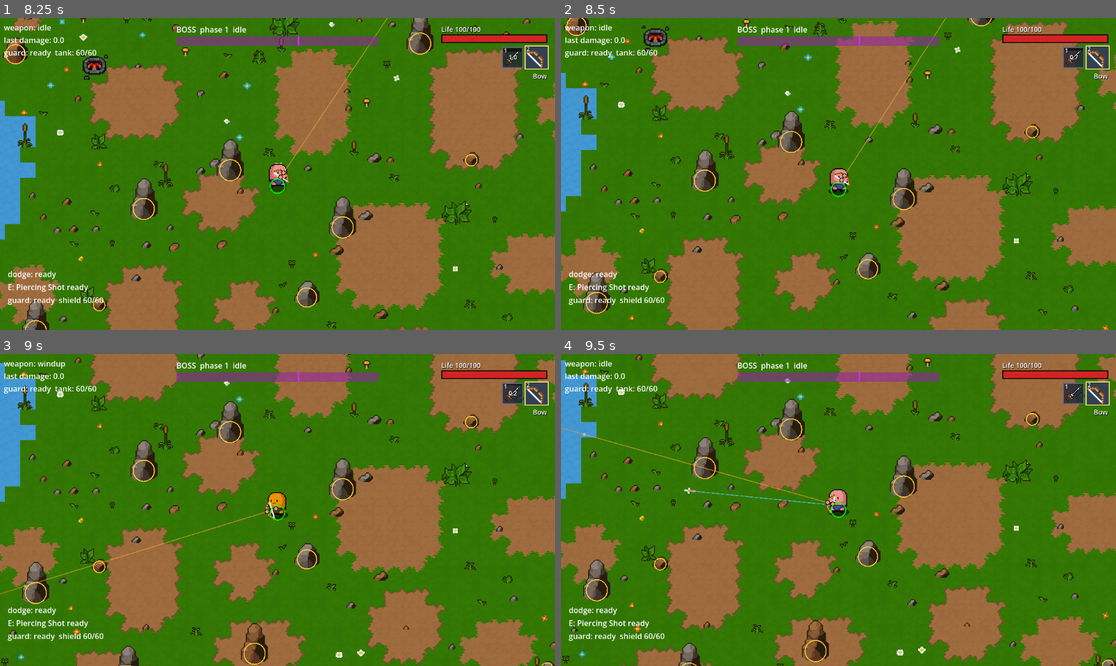
Above: before the commit, frames 1-4 (two rows, left to right).
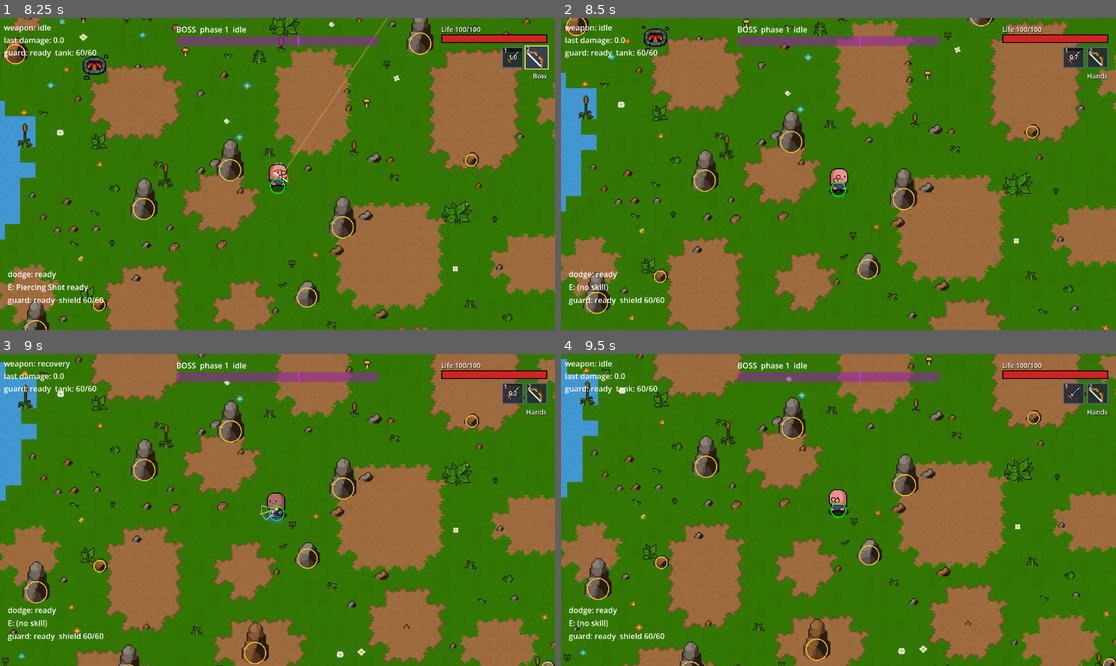
Above: after the commit, the same moments.

Repository: Matcry12/Thiat
Game: Godot game, scene res://scenes/arena.tscn
Two runs of this game, one before a commit and one after it. Both use one fixed random seed, a clock stepped at 60 frames per second and the inputs below.
Inputs (mouse positions are in pixels of both pictures, inside the frame that each line leads up to):
- Up to frame 1 (8.25 s): tap Enter at 0.5 s; move the mouse to (399, 158) at 0.52 s; hold D (move_right) 0.53-1.25 s; click (399, 158) at 0.6 s; tap Q (dodge) at 0.8, 5.3 s; drag from (166, 189) to (316, 161) at 1.27 s; move the mouse to (333, 105) at 2.02 s; hold D (move_right) 2.03-2.75 s; tap F (parry) at 2.1, 6.6 s; tap 1 (weapon_1) at 2.3, 6.8 s; drag from (249, 236) to (294, 174) at 2.77 s; move the mouse to (444, 220) at 3.52 s; hold A (move_left) 3.53-4.25 s; tap 2 (weapon_2) at 3.6, 8.1 s; tap 3 (hands, bound only after the commit) at 3.8 s; tap E (skill) at 4.15 s; drag from (111, 127) to (249, 83) at 4.27 s; move the mouse to (305, 174) at 5.02 s; hold S (move_down) 5.03-5.75 s; click (305, 174) at 5.1 s; drag from (194, 96) to (166, 189) at 5.77 s; move the mouse to (399, 158) at 6.52 s; hold W (move_up) 6.53-7.25 s; drag from (166, 189) to (277, 155) at 7.27 s; move the mouse to (333, 105) at 8.02 s; hold S (move_down) from 8.03 s (still down)
- Up to frame 2 (8.5 s): keep holding S (move_down); tap 3 (hands, bound only after the commit) at 8.3 s
- Up to frame 3 (9 s): release S (move_down) at 8.75 s; drag from (249, 572) to (111, 463) at 8.77 s
- Up to frame 4 (9.5 s): no input

Frame 1 is identical in both runs. In frame 2, 0.7% of the frame differs, in the area x 2-99%, y 0-88%; in frame 3, 7.1%; in frame 4, 9.1%, in the area x 0-100%, y 0-100%.

Commit message:
feat(hands): bare-hands punch with an instant holster toggle on key 3 (W2)
Co-Authored-By: Claude Sonnet 5.5 <noreply@anthropic.com>

Diff:
--- /dev/null
+++ b/data/weapons/fists.tres
@@ -0,0 +1,20 @@
+[gd_resource type="Resource" script_class="WeaponData" format=3]
+
+[ext_resource type="Script" path="res://scripts/weapons/weapon_data.gd" id="1"]
+[ext_resource type="PackedScene" path="res://scenes/weapons/fists_model.tscn" id="2"]
+
+[resource]
+script = ExtResource("1")
+display_name = "Hands"
+behavior = "arc"
+damage = 6.0
+gather_damage = 1.0
+tool_power = 0
+windup = 0.08
+active = 0.08
+recovery = 0.15
+model = ExtResource("2")
+arc_degrees = 60.0
+sweep_samples = 6
+step_distance = 4.0
+parryable = true
--- a/project.godot
+++ b/project.godot
@@ -70,6 +70,11 @@
 "events": [Object(InputEventKey,"resource_local_to_scene":false,"resource_name":"","device":-1,"window_id":0,"alt_press …(190 unchanged characters)…
 ]
 }
+hands={
+"deadzone": 0.5,
+"events": [Object(InputEventKey,"resource_local_to_scene":false,"resource_name":"","device":-1,"window_id":0,"alt_pressed":false,"shift_pressed":false,"ctrl_pressed":false,"meta_pressed":false,"pressed":false,"keycode":0,"physical_keycode":51,"key_label":0,"unicode":0,"location":0,"echo":false,"script":null)
+]
+}
 debug_hitboxes={
 "deadzone": 0.5,
 "events": [Object(InputEventKey,"resource_local_to_scene":false,"resource_name":"","device":-1,"window_id":0,"alt_press …(195 unchanged characters)…
--- a/scenes/player.tscn
+++ b/scenes/player.tscn
@@ -17,6 +17,7 @@
 [ext_resource type="Script" uid="uid://bjs01qfet1ww8" path="res://scripts/visual/cover_arc.gd" id="17"]
 [ext_resource type="Script" uid="uid://cme80rjx7alqm" path="res://scripts/components/loadout.gd" id="18"]
 [ext_resource type="Resource" path="res://data/weapons/bow.tres" id="19"]
+[ext_resource type="Resource" path="res://data/weapons/fists.tres" id="fists"]
 [ext_resource type="Script" uid="uid://ba6y0wkjj6tcb" path="res://scripts/components/skill_slot.gd" id="20"]
 [ext_resource type="Script" uid="uid://bhkdre3n8h4wt" path="res://scripts/visual/swing_fx.gd" id="21"]
 [ext_resource type="Script" path="res://scripts/visual/hands_visual.gd" id="22"]
@@ -114,6 +115,7 @@
 script = ExtResource("18")
 weapons = Array[ExtResource("15_fulsm")]([ExtResource("6"), ExtResource("19")])
 weapon_holder_path = NodePath("../WeaponHolder")
+unarmed = ExtResource("fists")
 
 [node name="SkillSlot" type="Node" parent="." unique_id=1996829668]
 script = ExtResource("20")
--- /dev/null
+++ b/scenes/weapons/fists_model.tscn
@@ -0,0 +1,23 @@
+[gd_scene format=3]
+
+[ext_resource type="Script" path="res://scripts/components/hitbox.gd" id="1"]
+
+[sub_resource type="RectangleShape2D" id="HitShape"]
+size = Vector2(18, 14)
+
+[node name="FistsModel" type="Node2D"]
+
+[node name="HandMain" type="Marker2D" parent="."]
+position = Vector2(16, 3)
+
+[node name="HandOff" type="Marker2D" parent="."]
+position = Vector2(10, -3)
+
+[node name="Hitbox" type="Area2D" parent="."]
+collision_layer = 8
+collision_mask = 36
+script = ExtResource("1")
+
+[node name="CollisionShape2D" type="CollisionShape2D" parent="Hitbox"]
+position = Vector2(22, 0)
+shape = SubResource("HitShape")
--- a/scripts/components/loadout.gd
+++ b/scripts/components/loadout.gd
@@ -13,7 +13,12 @@
 @export var swap_cooldown := 5.0
 @export var weapon_holder_path: NodePath
 
+## Bare hands (v1 W2). Holstering is instant and free: it always returns to the same weapon, so it can
+## never skip the swap cast/cooldown of decision 0003.
+@export var unarmed: WeaponData
+
 var _weapon_holder: WeaponHolder
+var _holstered := false
 var _active_index := 0
 var _casting := false
 var _cast_left := 0.0
@@ -24,6 +29,8 @@
 	_weapon_holder = get_node_or_null(weapon_holder_path) as WeaponHolder
 
 func active_weapon() -> WeaponData:
+	if _holstered:
+		return unarmed
 	return weapons[_active_index] if _active_index < weapons.size() else null
 
 func active_index() -> int:
@@ -41,6 +48,8 @@
 ## Fails (returns false) if `index` is already active, out of range, a swap
 ## is already casting, or the cooldown from the last swap hasn't cleared.
 func try_swap(index: int) -> bool:
+	if _holstered and index == _active_index:
+		return toggle_hands()
 	if index == _active_index or index < 0 or index >= weapons.size():
 		return false
 	if _casting or _cooldown_left > 0.0:
@@ -51,6 +60,18 @@
 	if _weapon_holder:
 		_weapon_holder.cancel()   # a swap cancels an in-progress swing
 	swap_started.emit(index)
+	return true
+
+func is_holstered() -> bool:
+	return _holstered
+
+func toggle_hands() -> bool:
+	if unarmed == null or _casting:
+		return false
+	_holstered = not _holstered
+	if _weapon_holder:
+		_weapon_holder.cancel()
+	swap_finished.emit(active_weapon())
 	return true
 
 ## Cancels an in-progress cast (dodge/guard call this). No cooldown charged.
@@ -67,6 +88,7 @@
 		if _cast_left <= 0.0:
 			_casting = false
 			_active_index = _cast_to
+			_holstered = false
 			_cooldown_left = swap_cooldown
 			swap_finished.emit(active_weapon())
 	elif _cooldown_left > 0.0:
--- a/scripts/debug/tuning_panel.gd
+++ b/scripts/debug/tuning_panel.gd
@@ -350,7 +350,7 @@
 		swap_state = "casting %.2fs" % _loadout.cast_left()
 	elif _loadout.cooldown_left() > 0.0:
 		swap_state = "cooldown %.2fs" % _loadout.cooldown_left()
-	return "active: %s (%d)  swap: %s" % [active_name, _loadout.active_index(), swap_state]
+	return "active: %s (%d)%s  swap: %s" % [active_name, _loadout.active_index(), " HOLSTERED" if _loadout.is_holstered() else "", swap_state]
 
 
 func _skill_status_text() -> String:
--- a/scripts/player.gd
+++ b/scripts/player.gd
@@ -147,6 +147,8 @@
 		loadout.try_swap(0)
 	if Input.is_action_just_pressed("weapon_2") and not guard.is_guarding() and not dodge.is_dashing() and not skill_slot.is_active():
 		loadout.try_swap(1)
+	if Input.is_action_just_pressed("hands") and not guard.is_guarding() and not dodge.is_dashing() and not skill_slot.is_active():
+		loadout.toggle_hands()
 
 func _on_weapon_state_changed(state: String) -> void:
 	visual.set_weapon_state(state)
--- a/scripts/ui/hotbar.gd
+++ b/scripts/ui/hotbar.gd
@@ -112,7 +112,7 @@
 		s.icon_tilt_degrees = icon_tilt_degrees
 		s.cast_color = cast_color
 		s.cooldown_color = cooldown_color
-		s.selected = i == active
+		s.selected = i == active and not _loadout.is_holstered()
 		s.cast_progress = cast_frac if (_loadout.is_casting() and i == _cast_to) else 0.0
 		s.cooldown_frac = cd_frac if (cd > 0.0 and i != active) else 0.0
 		s.cooldown_text = "%.1f" % cd
--- a/tests/test_hands.gd
+++ b/tests/test_hands.gd
@@ -115,6 +115,33 @@
 	hands.set_aim_angle(PI)
 	p = hands.hand_positions()
 	_check("no model, aim left: hands in front of the body on the left", p[0].x < hands.global_position.x and p[1].x < hands.global_position.x)
+
+	# Holster toggle (key 3): instant, free, always back to the same weapon.
+	var lo: Loadout = loadout
+	var wh: WeaponHolder = holder
+	lo._cooldown_left = 0.0   # the swap above charged the cooldown; this block starts fresh
+	var first: WeaponData = lo.active_weapon()
+	_check("hands: instant holster", lo.toggle_hands() and lo.is_holstered() and wh.weapon == lo.unarmed)
+	_check("holster costs no cast and no cooldown", lo.cooldown_left() == 0.0 and not lo.is_casting())
+	_check("hands again: same weapon back, instant", lo.toggle_hands() and not lo.is_holstered() and wh.weapon == first)
+	lo.toggle_hands()
+	var other := 1 - lo.active_index()
+	_check("from hands to the OTHER weapon = a normal swap cast", lo.try_swap(other) and lo.is_casting())
+	for i in 60:
+		await physics_frame
+	_check("...and it charges the cooldown", not lo.is_holstered() and wh.weapon == lo.weapons[other] and lo.cooldown_left() > 0.0)
+	_check("holster allowed during the swap cooldown", lo.toggle_hands() and lo.is_holstered())
+	# Punch the dummy (still holstered): fists deal damage like any weapon.
+	var dummy = arena.get_node("Dummy")
+	var dh: Health = dummy.get_node("Health")
+	player.global_position = dummy.global_position - Vector2(24, 0)
+	wv.set_aim_angle(0.0)
+	await physics_frame
+	var hp_before := dh.hp
+	wh.try_attack()
+	for i in 30:
+		await physics_frame
+	_check("a punch hurts the dummy (%.0f -> %.0f)" % [hp_before, dh.hp], dh.hp < hp_before)
 	quit(0 if _ok else 1)
 
 func _on_markers(hands: HandsVisual, model: Node2D) -> bool:
